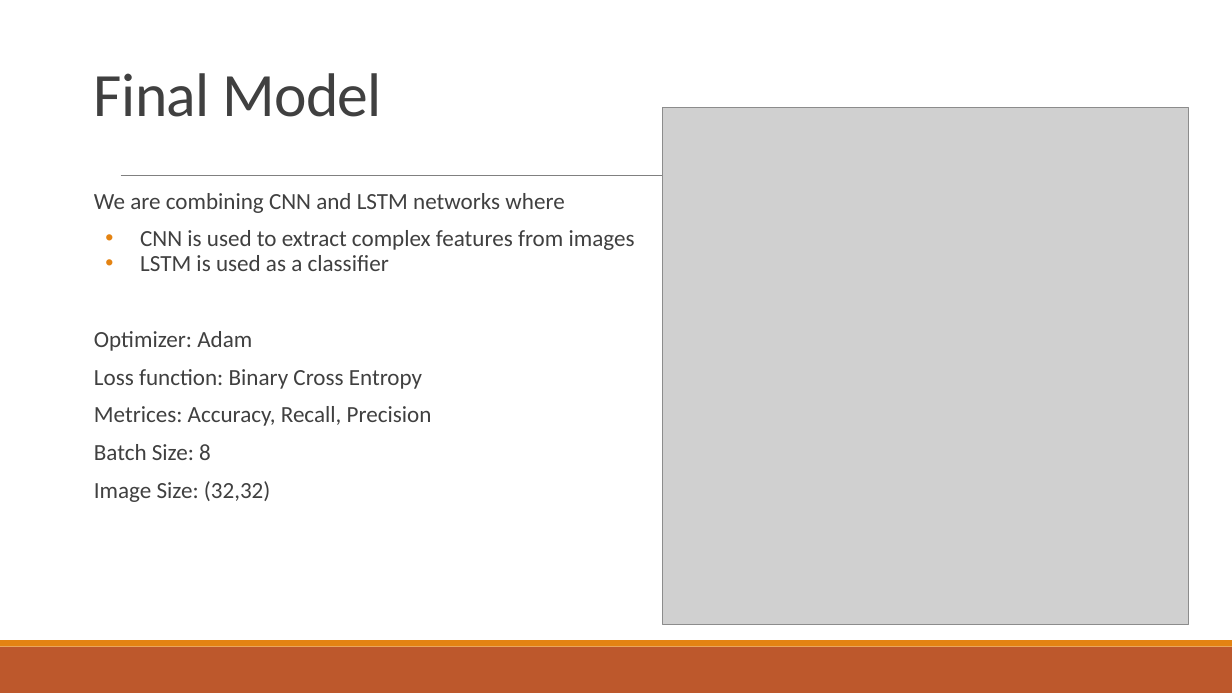
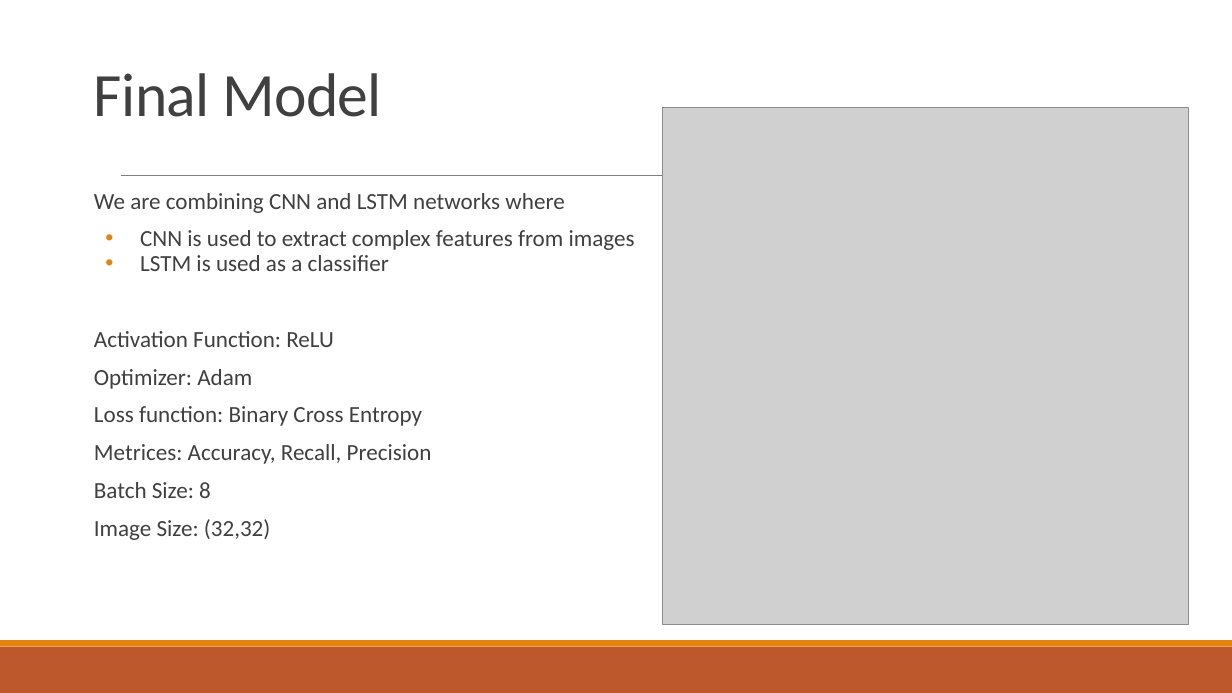
Before and after one commit to NusratNawshin/ML2ImageClassification, a slide deck: slide 9 of Presentation_Slide/final-presentation.pptx. Drawn at 1232x693 pixels with LibreOffice and Linux fonts; fonts in the diff are those of the drawing; grey boxes stand for pictures. Boxes give left, top, right and bottom in pixels: in the first picture for what was removed or moved away, otherwise in the second. Text is boxed around its words. In the diff, an @@ line names an element or a change of style, - is before the commit and + after.

```diff
--- a/Presentation_Slide/final-presentation.pptx
+++ b/Presentation_Slide/final-presentation.pptx
@@ text at <box>94,331,334,347</box>: paragraph added @@
+Activation Function: ReLU
```
